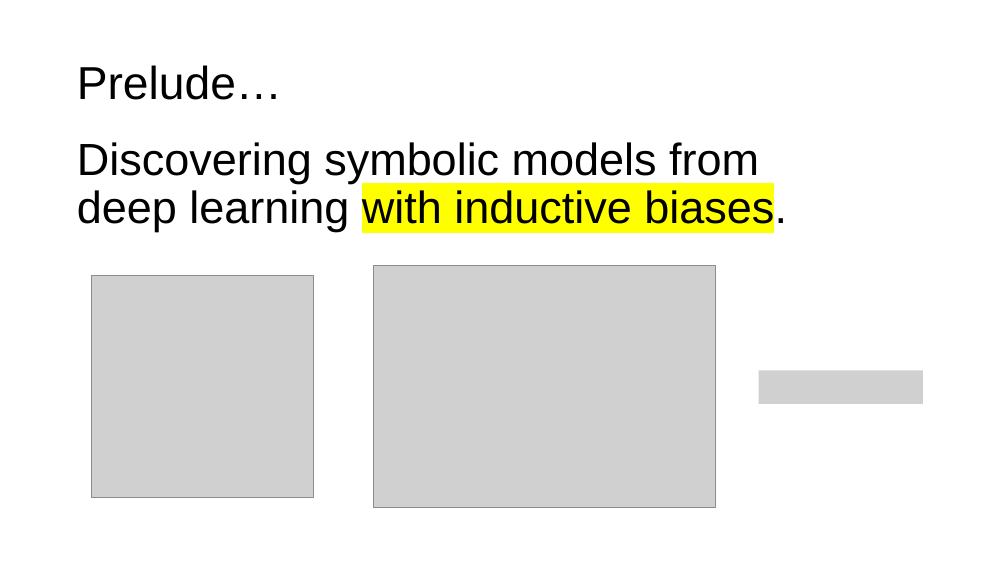
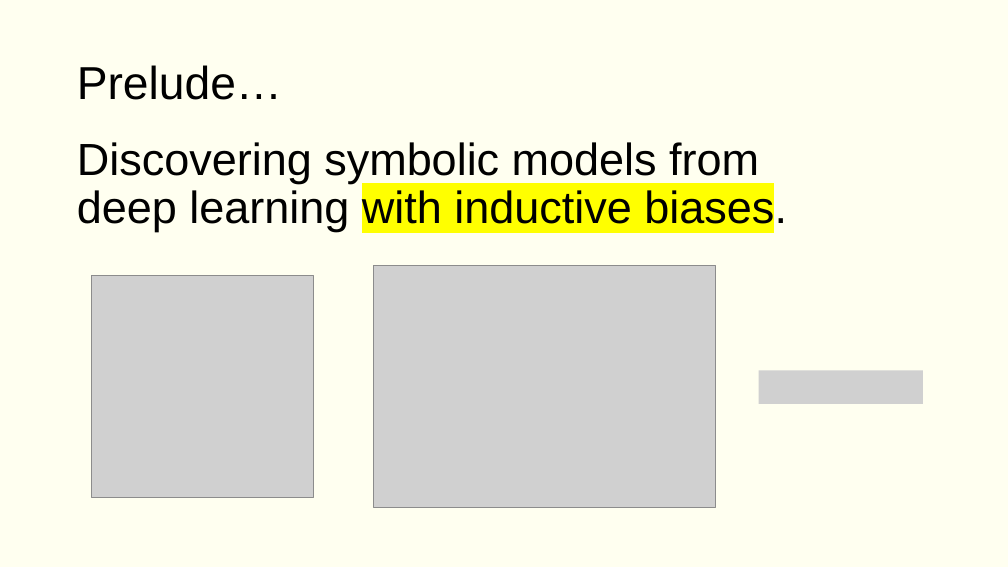
Before and after one commit to VishalJ99/symbolic_distillation, a slide deck: slide 7 of report/presentation.pptx. Drawn at 1008x567 pixels with LibreOffice and Linux fonts; fonts in the diff are those of the drawing; grey boxes stand for pictures. Boxes give left, top, right and bottom in pixels: in the first picture for what was removed or moved away, otherwise in the second. Text is boxed around its words. In the diff, an @@ line names an element or a change of style, - is before the commit and + after.

```diff
--- a/report/presentation.pptx
+++ b/report/presentation.pptx
@@ background #FFFFFF to #FFFFF0 @@
```
Also in this commit, not shown: 1 other slide changed, 3 slides added.
